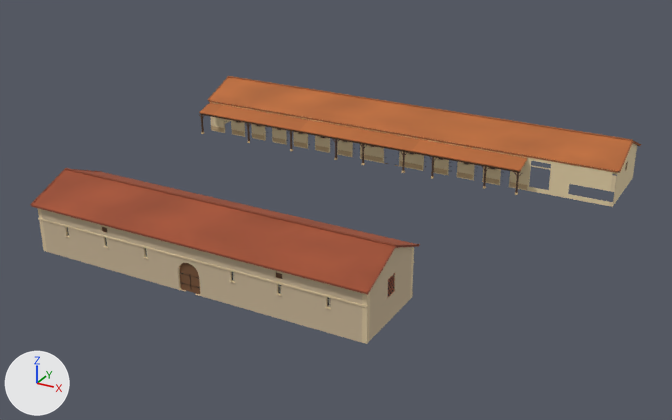
What one commit did to the glTF model games/yorimichi/assets/belmonte/meshes/SM_BM_BE_0_Stables.glb.
Both versions are drawn from a 50 mm lens placed at (46.8, -91.5, 45.1), pointed at (-3.1, -0.7, -0.2). Every picture has the same lights, and +X, +Y and +Z are marked at lower left. The first picture is the older version. Vertices at exactly the same position are counted once.

The scene before the commit, as lines of its bpy script (objects in view):
```python
me_sm_be_0_stables = bpy.data.meshes.new('SM_BE_0_Stables')
me_sm_be_0_stables.from_pydata(...)  # 12251 vertices, 18462 faces; spans x -34.4..26.4, y -26.6..28.1, z -0.3..7.7
me_sm_be_0_stables.materials.append(mat_bm_000_m_stone_070)
me_sm_be_0_stables.materials.append(mat_bm_001_m_ashlar_062)
me_sm_be_0_stables.materials.append(mat_bm_002_m_plaster_035)
me_sm_be_0_stables.materials.append(mat_bm_003_m_roof_035)
me_sm_be_0_stables.materials.append(mat_bm_004_m_wood_035)
me_sm_be_0_stables.materials.append(mat_bm_005_m_iron_010)
me_sm_be_0_stables.materials.append(mat_bm_006_m_vcol_008)
me_sm_be_0_stables.materials.append(mat_bm_007_m_glass_dark_012)
me_sm_be_0_stables.materials.append(mat_bm_009_m_rubble_001)
me_sm_be_0_stables.materials.append(mat_bm_010_m_window_lit_009)
ob_sm_bm_be_0_stables = bpy.data.objects.new('SM_BM_BE_0_Stables', me_sm_be_0_stables)
ob_sm_bm_be_0_stables.location = (0.0, 0.0, 0.0)
```
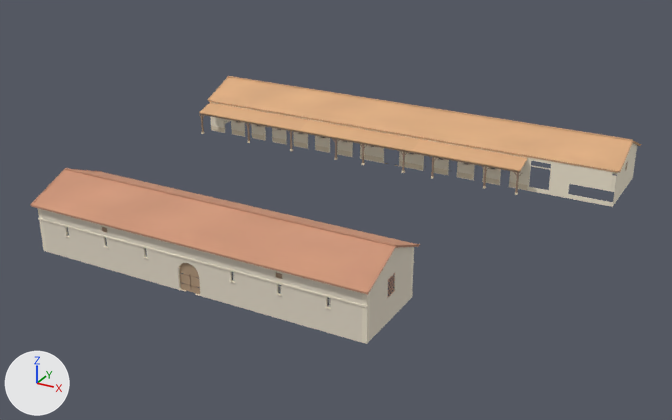
Where the change shows, as pixel boxes [x1, y1, x2, y2] in the pictures (672 x 420 px):
part 1 of me_sm_be_0_stables, recoloured: [38, 101, 637, 344] in both
part 2 of me_sm_be_0_stables, recoloured (brown to beige): [30, 76, 641, 306] in both
part 3 of me_sm_be_0_stables, recoloured (beige to pale yellow): [41, 126, 528, 342] in both

The change in detail:
me_sm_be_0_stables has 12251 vertices, 18462 faces and spans x -34.4..26.4, y -26.6..28.1, z -0.3..7.7.
me_sm_be_0_stables is used by ob_sm_bm_be_0_stables; location (0.0, 0.0, 0.0).
me_sm_be_0_stables part 1: 10750 faces centred in x -34.0..26.0, y -26.1..27.6, z -0.3..5.8 are repainted in the vertex colours; the middle colour goes from beige #e8d4aa to pale yellow #f5ebd5.
me_sm_be_0_stables part 2: 3918 faces centred in x -34.4..26.4, y -26.6..28.1, z -0.2..7.7 are repainted in the vertex colours; the middle colour goes from brown #744c2f to beige #b49477.
me_sm_be_0_stables part 3: 3794 faces centred in x -34.0..15.2, y -26.0..16.5, z -0.2..6.7 are repainted in the vertex colours; the middle colour goes from beige #ccb899 to pale yellow #e7ddcb.
